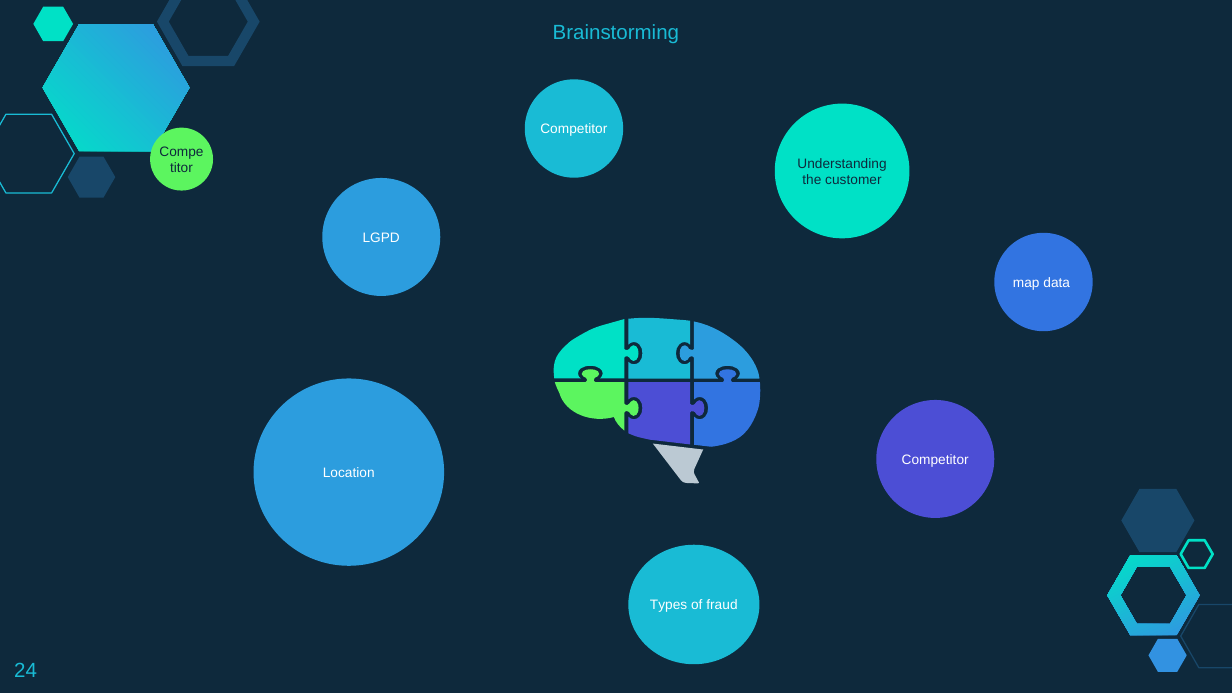
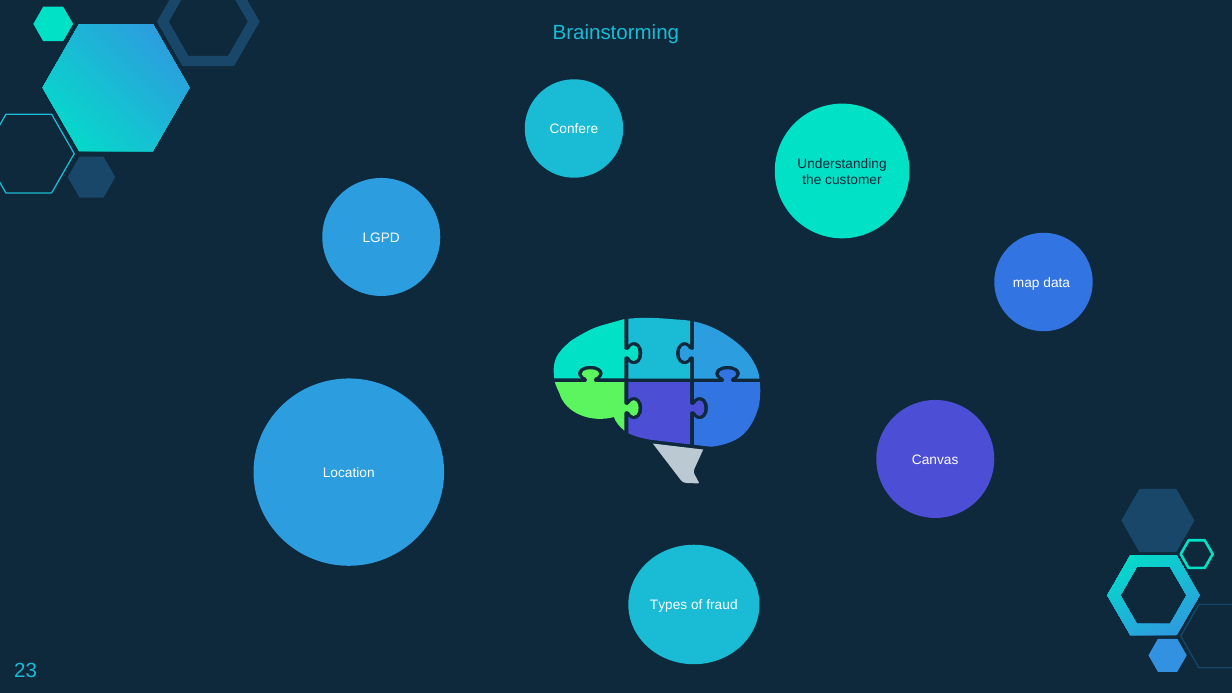
Before and after one commit to rodrigo-cabral-lab/cloudwalk_case, a slide deck: slide 23 of presentation_case_rodrigocabral_cloudwalk.pptx (slide 24 before the commit). Drawn at 1232x693 pixels with LibreOffice and Linux fonts; fonts in the diff are those of the drawing. Boxes give left, top, right and bottom in pixels: in the first picture for what was removed or moved away, otherwise in the second. Text is boxed around its words. In the diff, an @@ line names an element or a change of style, - is before the commit and + after.

```diff
--- a/presentation_case_rodrigocabral_cloudwalk.pptx
+++ b/presentation_case_rodrigocabral_cloudwalk.pptx
@@ ellipse removed at bbox=[150, 128, 213, 191] @@
-Competitor
@@ text in ellipse at bbox=[550, 123, 599, 133]: text changed @@
-Competitor
+Confere
@@ text in ellipse at bbox=[912, 454, 958, 464]: text changed @@
-Competitor
+Canvas
@@ page number at bbox=[14, 663, 37, 677]: text changed @@
-24
+23
```
Also in this commit, not shown: 14 other slides changed, 1 slide added, 3 slides removed.
